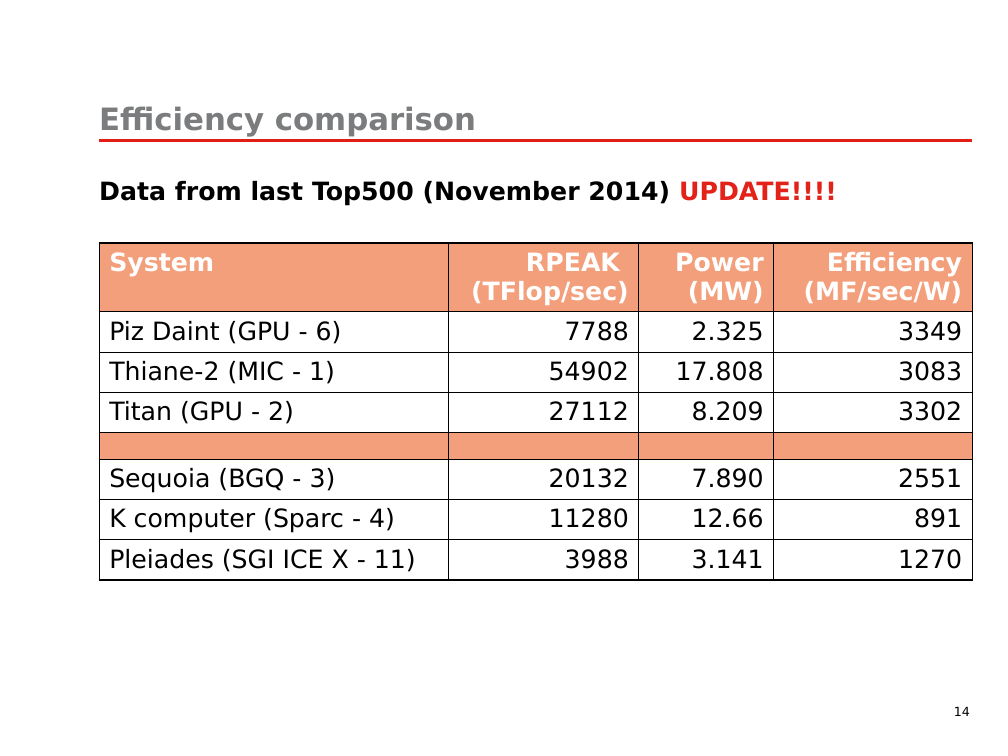
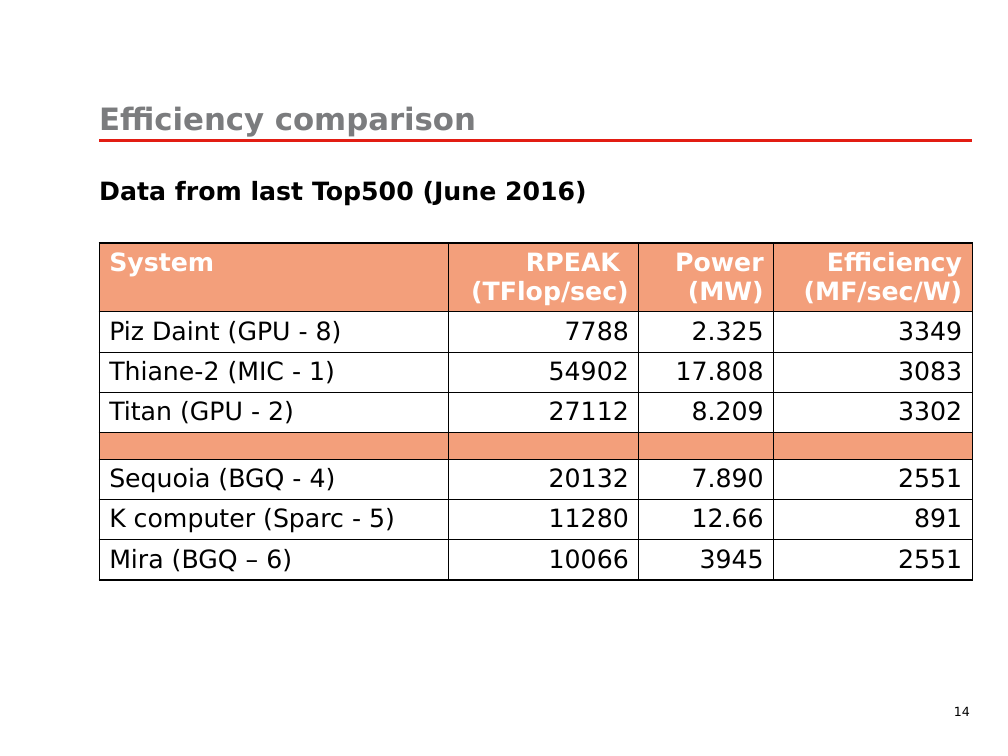
Before and after one commit to eth-cscs/SummerSchool2016, a slide deck: slide 14 of topics/SummerSchool2016-Intro.pptx. Drawn at 1008x756 pixels with LibreOffice and Linux fonts; fonts in the diff are those of the drawing; background and template pictures are left out. Boxes give left, top, right and bottom in pixels: in the first picture for what was removed or moved away, otherwise in the second. Text is boxed around its words. In the diff, an @@ line names an element or a change of style, - is before the commit and + after.

Commit message:
Lecture 1 - new version

```diff
--- a/topics/SummerSchool2016-Intro.pptx
+++ b/topics/SummerSchool2016-Intro.pptx
@@ text at (99,181,587,206): text changed @@
-Data from last Top500 (November 2014) UPDATE!!!!
+Data from last Top500 (June 2016)
@@ table at (99,243,972,583) @@
-row 2, column 1: Piz Daint (GPU - 6)
+row 2, column 1: Piz Daint (GPU - 8)
-row 6, column 1: Sequoia (BGQ - 3)
+row 6, column 1: Sequoia (BGQ - 4)
-row 7, column 1: K computer (Sparc - 4)
+row 7, column 1: K computer (Sparc - 5)
-row 8: Pleiades (SGI ICE X - 11) | 3988 | 3.141 | 1270
+row 8: Mira (BGQ – 6) | 10066 | 3945 | 2551
```
